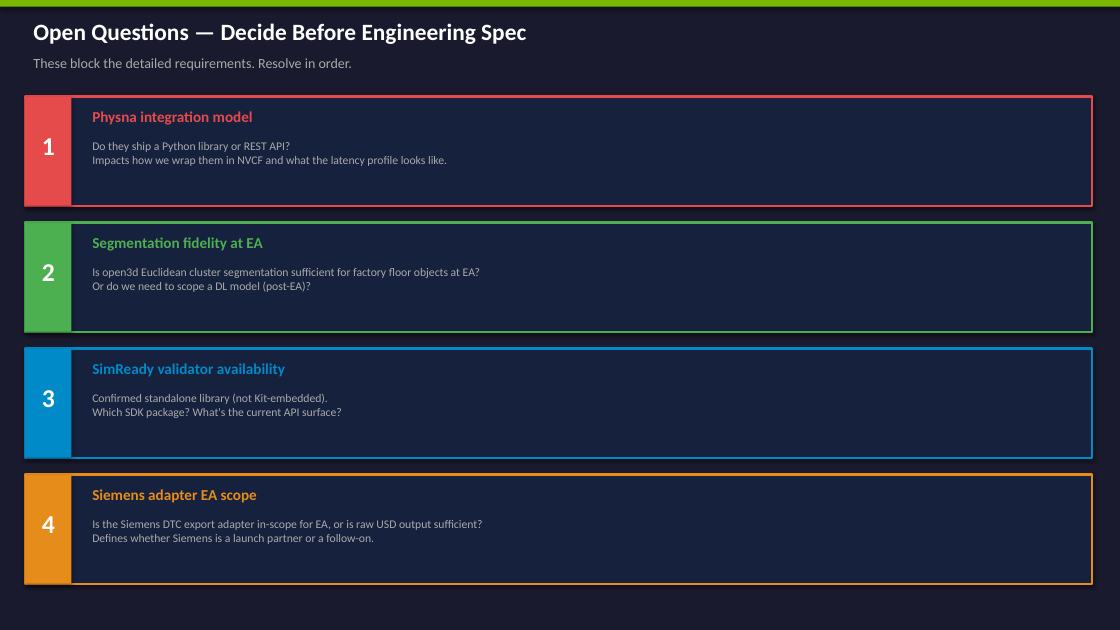
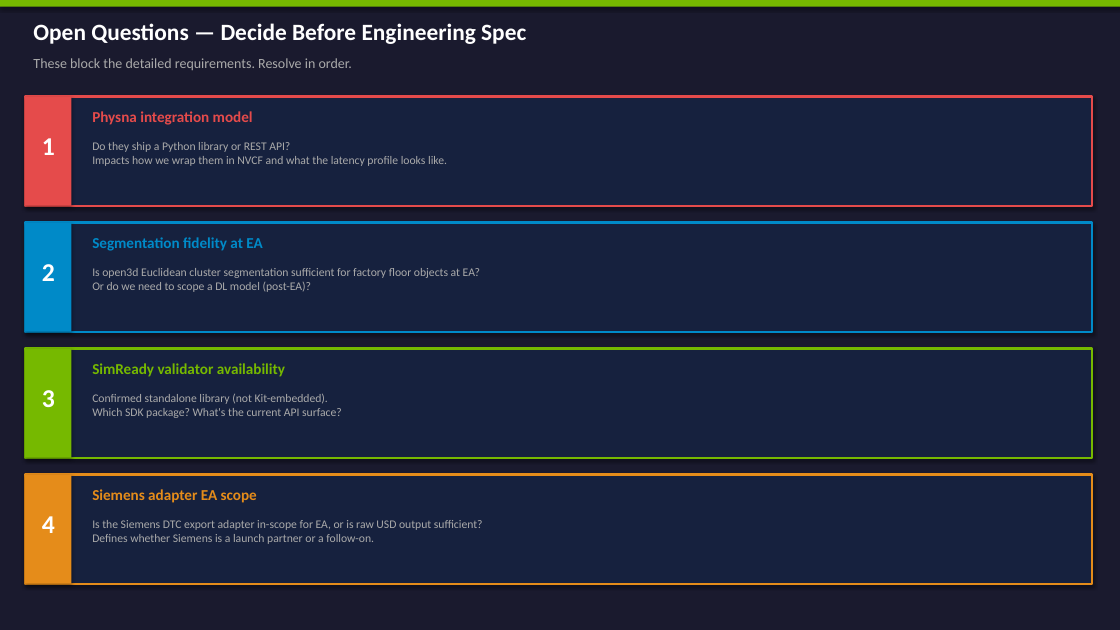
Before and after one commit to Mpgeyer/Agent-ready-dashboard, a slide deck: slide 5 of scan2twin-architecture.pptx. Drawn at 1120x630 pixels with LibreOffice and Linux fonts; fonts in the diff are those of the drawing. Boxes give left, top, right and bottom in pixels: in the first picture for what was removed or moved away, otherwise in the second. Text is boxed around its words. In the diff, an @@ line names an element or a change of style, - is before the commit and + after.

```diff
--- a/scan2twin-architecture.pptx
+++ b/scan2twin-architecture.pptx
@@ rectangle at (25,223,1092,332): outline #4CAF50 2 pt to #008AC8 2 pt @@
@@ rectangle at (25,223,71,332): fill #4CAF50 to #008AC8 @@
@@ text "Segmentation fidelity at EA" at (92,237,262,251): text colour #4CAF50 to #008AC8 @@
@@ rectangle at (25,349,1092,458): outline #008AC8 2 pt to #76B900 2 pt @@
@@ rectangle at (25,349,71,458): fill #008AC8 to #76B900 @@
@@ text "SimReady validator availability" at (92,363,285,377): text colour #008AC8 to #76B900 @@
```
Also in this commit, not shown: 4 other slides changed.
